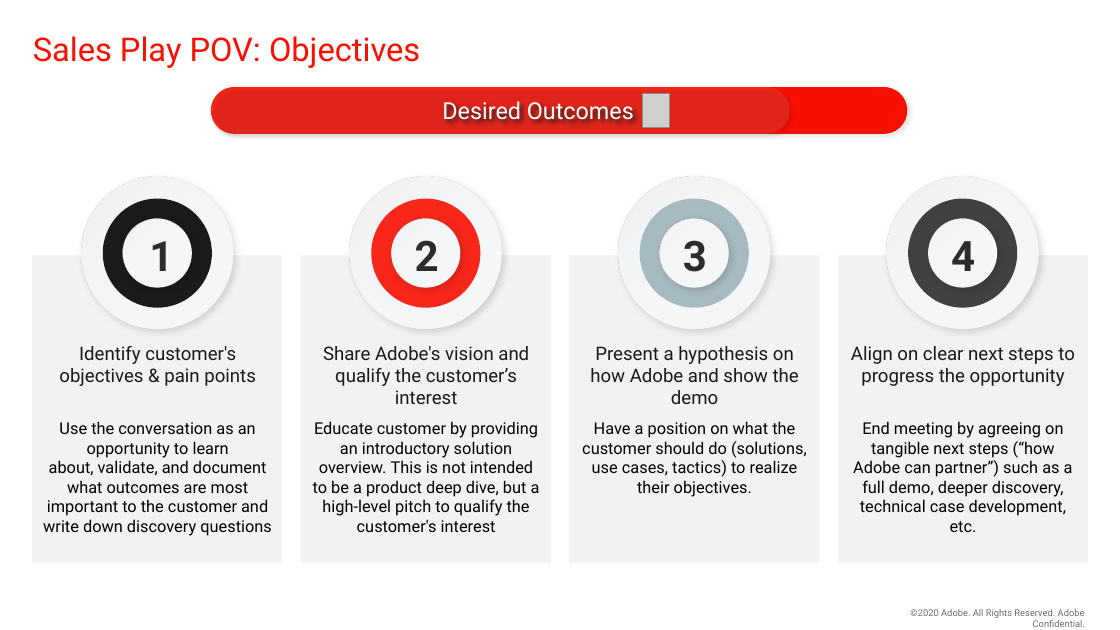
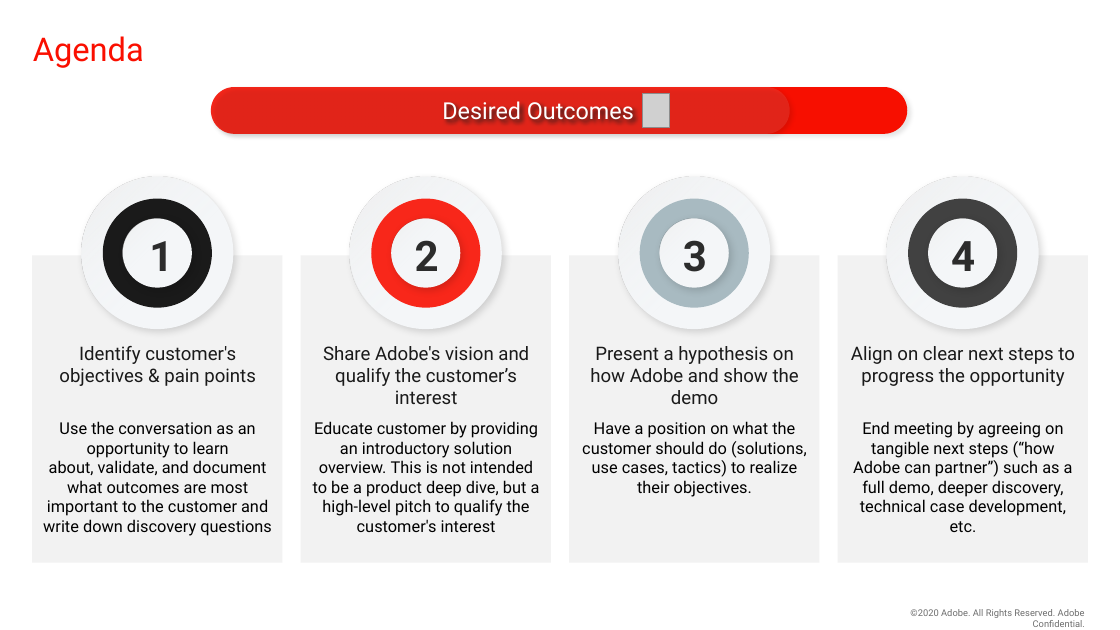
Before and after one commit to adobeemeapartners/pwc-ts-workshop, a slide deck: slide 2 of presentation-template.pptx. Drawn at 1120x630 pixels with LibreOffice and Linux fonts; fonts in the diff are those of the drawing; grey boxes stand for pictures; background and template pictures are left out. Boxes give left, top, right and bottom in pixels: in the first picture for what was removed or moved away, otherwise in the second. Text is boxed around its words. In the diff, an @@ line names an element or a change of style, - is before the commit and + after.

```diff
--- a/presentation-template.pptx
+++ b/presentation-template.pptx
@@ title at <box>33,36,144,68</box>: text changed @@
-Sales Play POV: Objectives
+Agenda
```
Also in this commit, not shown: 3 other slides changed, 1 slide added, 1 slide removed.
